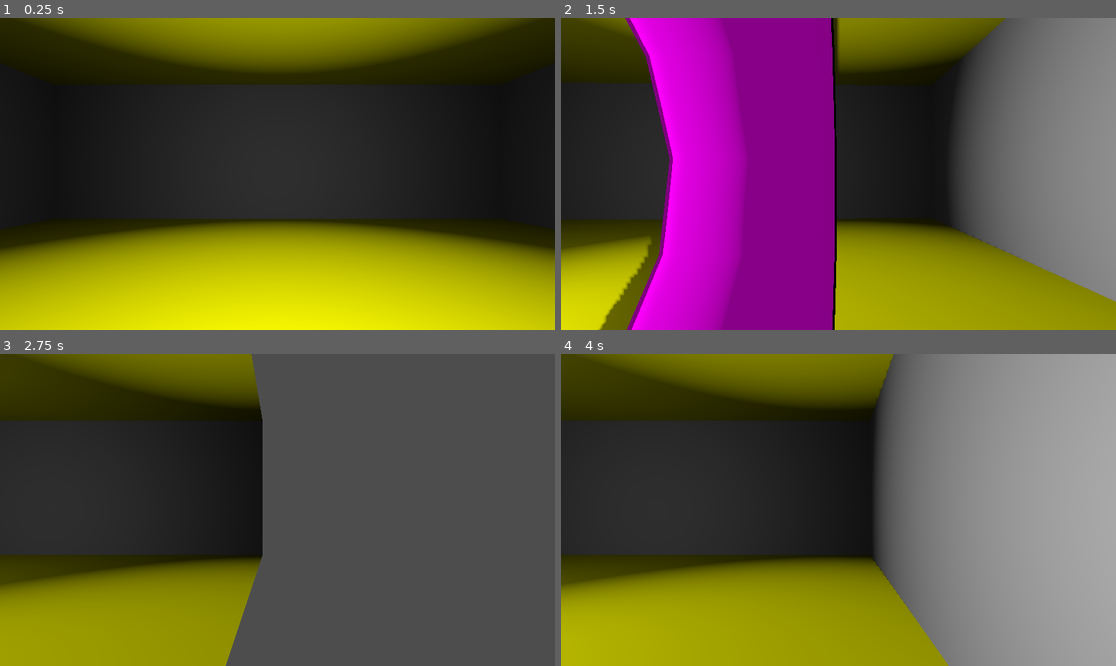
Above: before the commit, frames 1-4 (two rows, left to right).
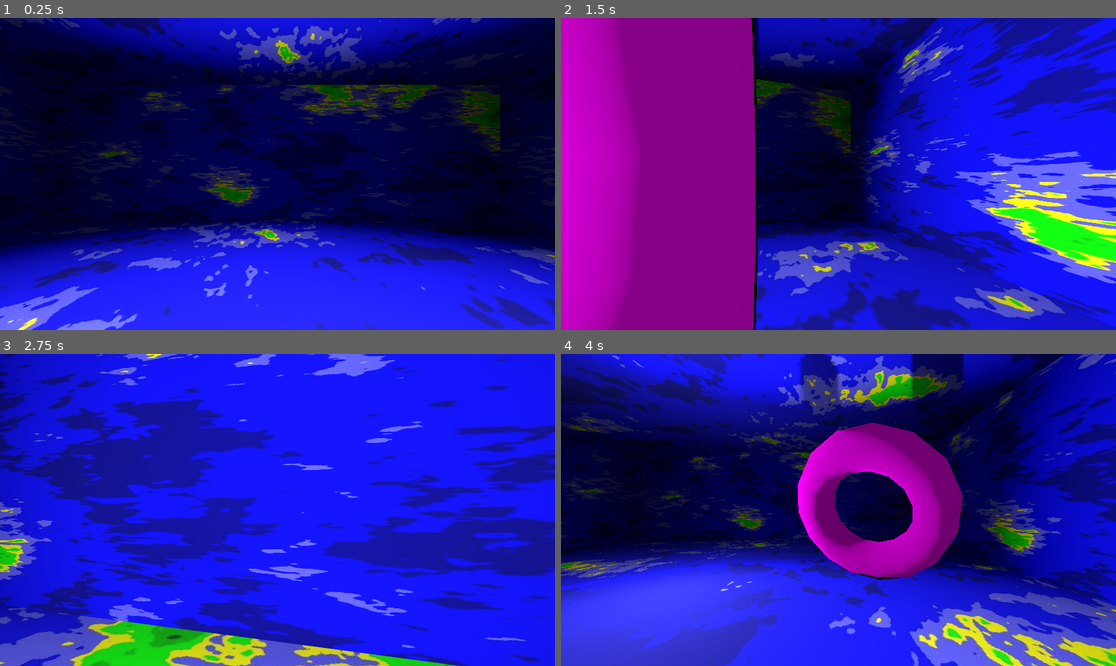
Above: after the commit, the same moments.

Repository: AUBERTIERThomas/NoxDomus
Game: Godot game, scene res://testsansriensavoir.tscn
Same seed, same stepped clock (60 frames per second), same inputs: the game is played once before the commit and once after it.
Inputs:
- Up to frame 1 (0.25 s): no input
- Up to frame 2 (1.5 s): tap Enter at 0.5 s; hold Right (ui_right) 0.53-1.28 s; hold Page Down (ui_page_down) from 1.28 s (still down)
- Up to frame 3 (2.75 s): release Page Down (ui_page_down) at 2.03 s; hold Right (ui_right) from 2.03 s (still down)
- Up to frame 4 (4 s): release Right (ui_right) at 2.78 s; hold Page Up (ui_page_up) 2.78-3.53 s; hold Left (ui_left) from 3.53 s (still down)

The runs differ from the first frame. In frame 1, 86% of the frame differs, in the area x 0-100%, y 0-100%; in frame 2, 95%; in frame 3, 100%; in frame 4, 99%.

Commit message:
un menu ?

Diff:
--- a/Scripts/GenerateLayout.gd
+++ b/Scripts/GenerateLayout.gd
@@ -7,5 +7,5 @@
 
 
 # Called every frame. 'delta' is the elapsed time since the previous frame.
-func _process(delta: float) -> void:
-	pass
+#func _process(delta: float) -> void:
+#	pass
--- a/Scripts/GenerateRoom.gd
+++ b/Scripts/GenerateRoom.gd
@@ -1,7 +1,7 @@
 extends Node3D
 
-var arch_obj = preload("res://archeobj.obj")
-var t1 = "res://map3.jpg"
+#var arch_obj = preload("res://archeobj.obj")
+var t1 = "res://Images//map3.jpg"
 var c = preload("res://Rouge.tres")
 var texture
 var child_list
@@ -49,14 +49,14 @@
 	print(plane.position)
 	pass
 
-func inst_arch(pos: Vector3, rot: Vector3, sc: Vector3) -> void:
-	var arch = MeshInstance3D.new()
+#func inst_arch(pos: Vector3, rot: Vector3, sc: Vector3) -> void:
+	#var arch = MeshInstance3D.new()
+	##arch.mesh = arch_obj
+	##var mat = PlaneMesh.new()
+	##arch_obj.albedo_texture = t1
 	#arch.mesh = arch_obj
-	#var mat = PlaneMesh.new()
-	#arch_obj.albedo_texture = t1
-	arch.mesh = arch_obj
-	arch.position = pos
-	arch.rotation = rot
-	arch.scale = sc
-	add_child(arch)
-	pass
+	#arch.position = pos
+	#arch.rotation = rot
+	#arch.scale = sc
+	#add_child(arch)
+	#pass
--- a/Scripts/MoveCamera.gd
+++ b/Scripts/MoveCamera.gd
@@ -1,28 +1,31 @@
 extends Camera3D
 
-var rot_speed = 0.02
+var rot_speed = 0.03
 var mov_speed = 10
 var acceleration = 25.0
+var dim_salle = 9
 
 var velocity = Vector3.ZERO
-var lookAngles = Vector2.ZERO
-# Called when the node enters the scene tree for the first time.
+var lookAngles_y = 0 #Vector2.ZERO
+#Called when the node enters the scene tree for the first time.
 func _ready() -> void:
 	pass # Replace with function body.
 
 func _process(delta):
-	lookAngles.y = clamp(lookAngles.y, -PI/2, PI/2)
-	set_rotation(Vector3(lookAngles.x, lookAngles.y, 0))
+	if Input.is_action_pressed("ui_page_up"):
+		lookAngles_y += rot_speed
+	if Input.is_action_pressed("ui_page_down"):
+		lookAngles_y -= rot_speed
+	#lookAngles_y = clamp(lookAngles_y, -PI, PI)
+	set_rotation(Vector3(0, lookAngles_y, 0))
 	var direction = updateDirection()
-	if Input.is_action_pressed("ui_page_up"):
-		self.rotate_y(rot_speed)
-	if Input.is_action_pressed("ui_page_down"):
-		self.rotate_y(-rot_speed)
 	if direction.length_squared() > 0:
 		velocity += direction * acceleration * delta
 	if velocity.length() > mov_speed:
 		velocity = velocity.normalized() * mov_speed
 	translate(velocity * delta)
+	position.x = clamp(position.x, -dim_salle, dim_salle)
+	position.z = clamp(position.z, -dim_salle, dim_salle)
 
 func updateDirection() :
 	var dir = Vector3()
--- a/testsansriensavoir.tscn
+++ b/testsansriensavoir.tscn
@@ -1,6 +1,6 @@
-[gd_scene load_steps=11 format=3 uid="uid://dq6hmfhh5r1oe"]
-
-[ext_resource type="Script" path="res://Scripts/GenerateLayout.gd" id="1_6afbm"]
+[gd_scene load_steps=18 format=3 uid="uid://dq6hmfhh5r1oe"]
+
+[ext_resource type="Script" path="res://Scripts/GenerateRoom.gd" id="1_j5uer"]
 [ext_resource type="Script" path="res://Scripts/tourneletruc.gd" id="1_mv4t4"]
 [ext_resource type="Script" path="res://Scripts/MoveCamera.gd" id="2_36vc4"]
 
@@ -25,8 +25,87 @@
 
 [sub_resource type="PlaneMesh" id="PlaneMesh_bbfoe"]
 
+[sub_resource type="StyleBoxFlat" id="StyleBoxFlat_32g0a"]
+bg_color = Color(1, 1, 1, 1)
+border_width_bottom = 10
+border_color = Color(0.588235, 0.588235, 0.588235, 1)
+corner_radius_top_left = 10
+corner_radius_top_right = 10
+corner_radius_bottom_right = 10
+corner_radius_bottom_left = 10
+shadow_color = Color(0.392157, 0.392157, 0.392157, 0.6)
+shadow_size = 15
+shadow_offset = Vector2(0, 10)
+
+[sub_resource type="StyleBoxFlat" id="StyleBoxFlat_w1cn7"]
+bg_color = Color(0.542536, 0.495757, 0.197613, 1)
+border_width_bottom = 10
+border_color = Color(0.327451, 0.297541, 0.111216, 1)
+corner_radius_top_left = 10
+corner_radius_top_right = 10
+corner_radius_bottom_right = 10
+corner_radius_bottom_left = 10
+shadow_color = Color(0.352867, 0.308167, 0.0382994, 0.6)
+shadow_size = 15
+shadow_offset = Vector2(0, 10)
+
+[sub_resource type="StyleBoxFlat" id="StyleBoxFlat_smatl"]
+bg_color = Color(0.686275, 0.686275, 0.686275, 1)
+border_width_bottom = 10
+border_color = Color(0.490196, 0.490196, 0.490196, 1)
+corner_radius_top_left = 10
+corner_radius_top_right = 10
+corner_radius_bottom_right = 10
+corner_radius_bottom_left = 10
+shadow_color = Color(0.294118, 0.294118, 0.294118, 0.6)
+shadow_size = 15
+shadow_offset = Vector2(0, 10)
+
+[sub_resource type="StyleBoxFlat" id="StyleBoxFlat_aklvf"]
+bg_color = Color(0.679041, 0.241128, 0.866578, 1)
+border_width_bottom = 10
+border_color = Color(0.424719, 0.0876797, 0.569584, 1)
+corner_radius_top_left = 10
+corner_radius_top_right = 10
+corner_radius_bottom_right = 10
+corner_radius_bottom_left = 10
+shadow_color = Color(0.442056, 0.0292621, 0.51323, 0.6)
+shadow_size = 15
+shadow_offset = Vector2(0, 10)
+
+[sub_resource type="StyleBoxFlat" id="StyleBoxFlat_a1mdd"]
+content_margin_left = 5.0
+content_margin_top = 5.0
+content_margin_right = 5.0
+content_margin_bottom = 5.0
+bg_color = Color(0.686086, 0.569138, 0.550589, 1)
+border_width_bottom = 15
+border_color = Color(0.545122, 0.433172, 0.403027, 1)
+corner_radius_top_left = 15
+corner_radius_top_right = 15
+corner_radius_bottom_right = 15
+corner_radius_bottom_left = 15
+
+[sub_resource type="StyleBoxEmpty" id="StyleBoxEmpty_6wgqm"]
+
+[sub_resource type="Theme" id="Theme_ovgxn"]
+Button/colors/font_color = Color(0, 0, 0, 1)
+Button/colors/font_focus_color = Color(0, 0, 0, 1)
+Button/colors/font_hover_color = Color(0, 0, 0, 1)
+Button/colors/font_pressed_color = Color(0, 0, 0, 1)
+Button/font_sizes/font_size = 20
+Button/styles/disabled = SubResource("StyleBoxFlat_32g0a")
+Button/styles/focus = SubResource("StyleBoxFlat_32g0a")
+Button/styles/hover = SubResource("StyleBoxFlat_w1cn7")
+Button/styles/normal = SubResource("StyleBoxFlat_smatl")
+Button/styles/pressed = SubResource("StyleBoxFlat_aklvf")
+Panel/styles/panel = SubResource("StyleBoxFlat_a1mdd")
+TextEdit/colors/font_color = Color(0, 0, 0, 1)
+TextEdit/font_sizes/font_size = 30
+TextEdit/styles/normal = SubResource("StyleBoxEmpty_6wgqm")
+
 [node name="Node3D" type="Node3D"]
-script = ExtResource("1_6afbm")
+script = ExtResource("1_j5uer")
 
 [node name="LeTorus" type="CSGTorus3D" parent="."]
 transform = Transform3D(-8.74228e-08, -2, 0, 2, -8.74228e-08, 0, 0, 0, 2, 5, 0, 0)
@@ -85,3 +164,68 @@
 light_energy = 10.0
 omni_range = 20.0
 omni_attenuation = 2.0
+
+[node name="QuestionMenu" type="Control" parent="."]
+visible = false
+layout_mode = 3
+anchors_preset = 0
+offset_right = 40.0
+offset_bottom = 40.0
+theme = SubResource("Theme_ovgxn")
+
+[node name="A" type="Button" parent="QuestionMenu"]
+layout_mode = 0
+offset_left = 61.0
+offset_top = 315.0
+offset_right = 536.0
+offset_bottom = 433.0
+text = "Réponse A"
+text_overrun_behavior = 2
+autowrap_mode = 2
+
+[node name="B" type="Button" parent="QuestionMenu"]
+layout_mode = 0
+offset_left = 615.0
+offset_top = 316.0
+offset_right = 1090.0
+offset_bottom = 434.0
+text = "Réponse B"
+text_overrun_behavior = 2
+autowrap_mode = 2
+
+[node name="C" type="Button" parent="QuestionMenu"]
+layout_mode = 0
+offset_left = 61.0
+offset_top = 453.0
+offset_right = 536.0
+offset_bottom = 571.0
+text = "Réponse C"
+text_overrun_behavior = 2
+autowrap_mode = 2
+
+[node name="D" type="Button" parent="QuestionMenu"]
+layout_mode = 0
+offset_left = 615.0
+offset_top = 454.0
+offset_right = 1090.0
+offset_bottom = 572.0
+text = "Réponse D"
+text_overrun_behavior = 2
+autowrap_mode = 2
+
+[node name="QuestionPanel" type="Panel" parent="QuestionMenu"]
+layout_mode = 0
+offset_left = 27.0
+offset_top = 17.0
+offset_right = 1128.0
+offset_bottom = 294.0
+
+[node name="TextEdit" type="TextEdit" parent="QuestionMenu/QuestionPanel"]
+light_mask = 0
+layout_mode = 0
+offset_left = 15.0
+offset_top = 12.0
+offset_right = 1085.0
+offset_bottom = 262.0
+text = "Ceci sera la question !"
+wrap_mode = 1
